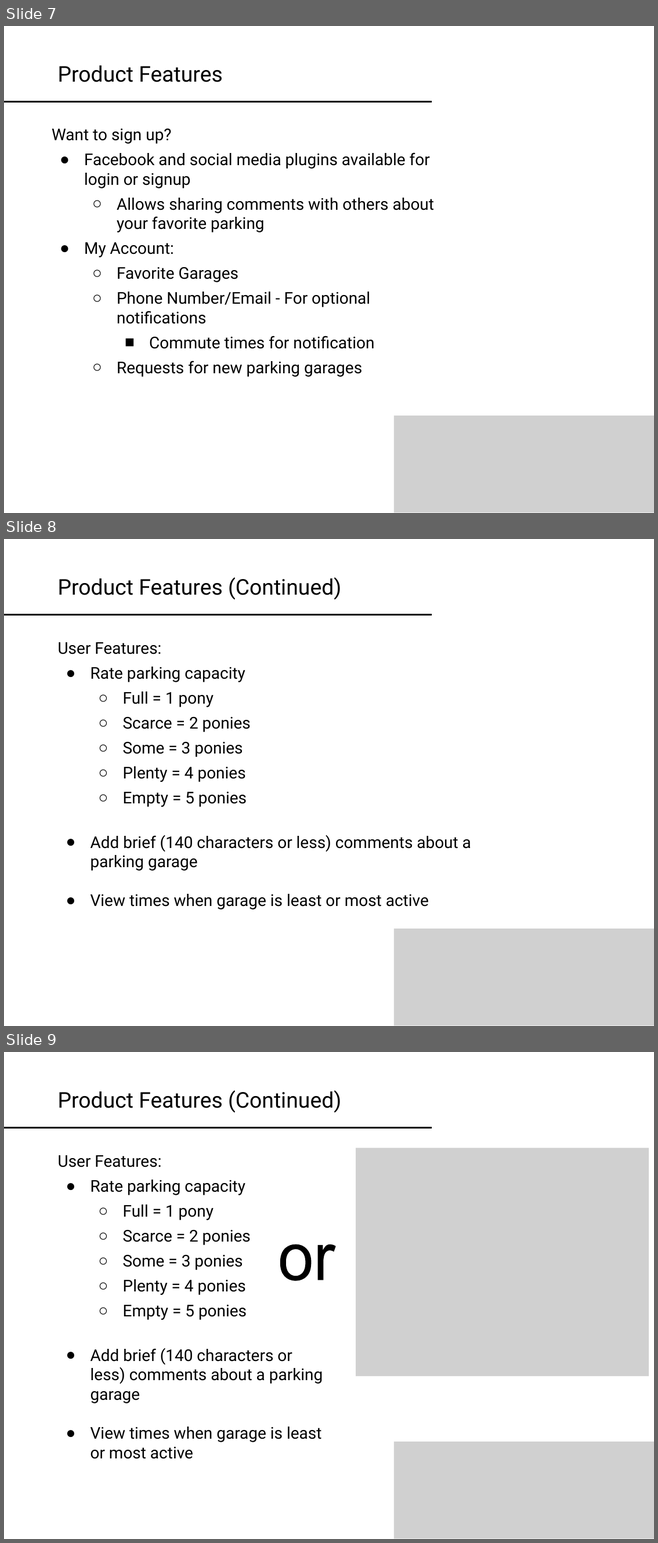
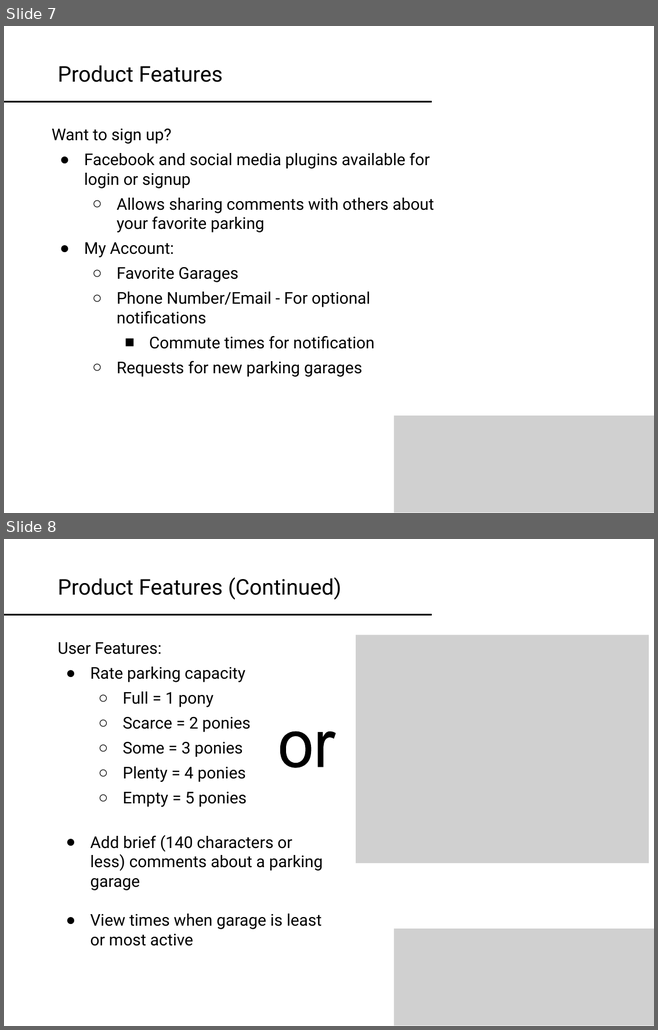
Before and after one commit to ponyPark/ponyParkRepo, a slide deck: Proposal/ProductProposalPresentation.pptx. Shown one above the other, each under a label of ours: slides 7, 8 and 9 before the commit, slides 7 and 8 after it. The pictures are 658x1543 and 658x1030 pixels, drawn with LibreOffice and Linux fonts; fonts in the diff are those of the drawing; grey boxes stand for pictures. Boxes give left, top, right and bottom in pixels: in the first picture for what was removed or moved away, otherwise in the second. Text is boxed around its words. In the diff, an @@ line names an element or a change of style, - is before the commit and + after.

Commit message:
Fixed issue of duplicate slide.

```diff
--- a/Proposal/ProductProposalPresentation.pptx
+++ b/Proposal/ProductProposalPresentation.pptx
@@ slide 8 removed at [4, 539, 654, 1026], background #FFFFFF @@
@@ text removed at [58, 577, 341, 600] @@
-Product Features (Continued)
@@ line removed from (4, 615) to (431, 615) @@
@@ text removed at [58, 642, 471, 910] @@
-User Features:
-● Rate parking capacity
-  ○ Full = 1 pony
-  ○ Scarce = 2 ponies
-  ○ Some = 3 ponies
-  ○ Plenty = 4 ponies
-  ○ Empty = 5 ponies
-● Add brief (140 characters or less) comments about a parking garage
-● View times when garage is least or most active
@@ picture removed at [394, 929, 654, 1026] @@
@@ what was slide 9 is now slide 8 @@
```
